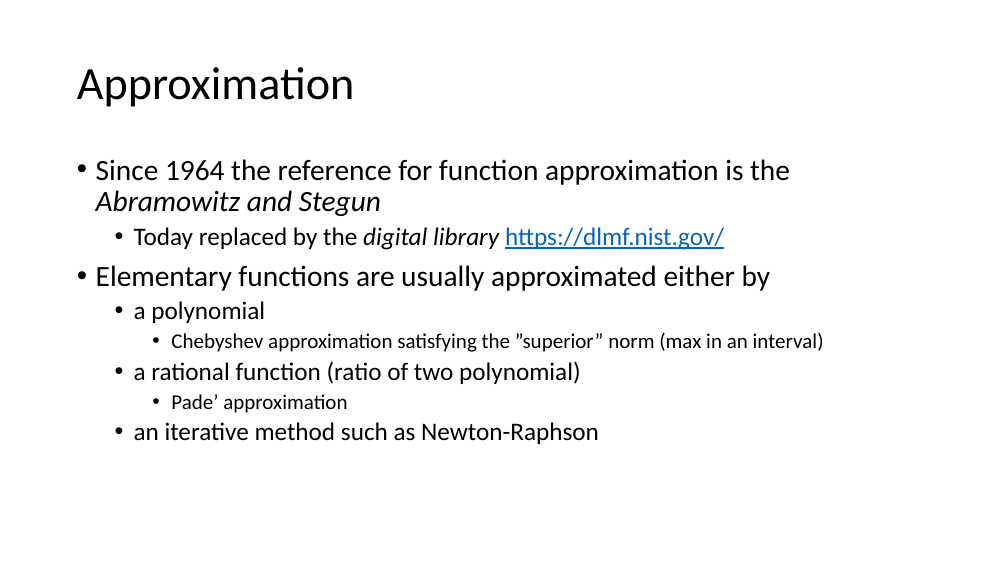
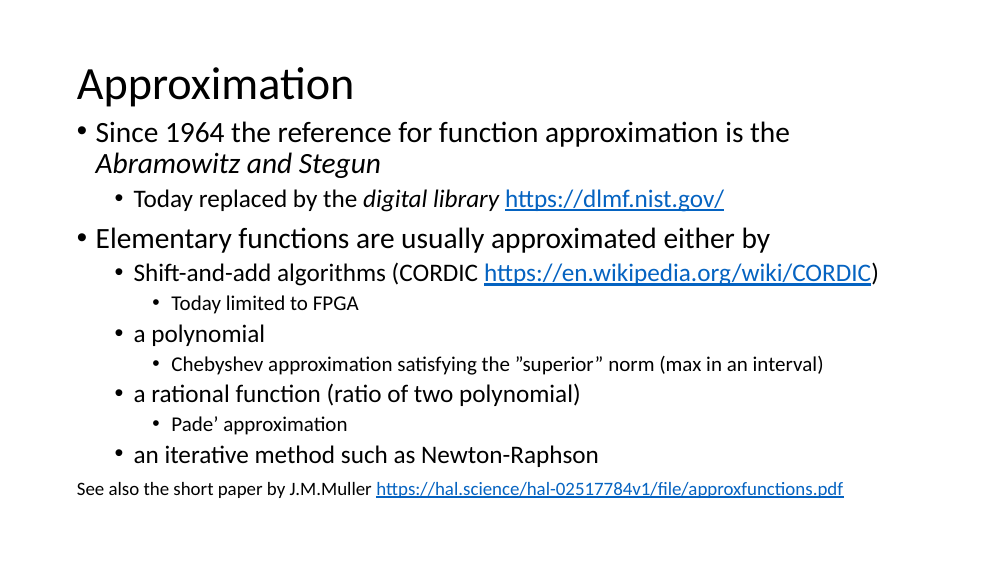
Before and after one commit to VinInn/FPCourse, a slide deck: slide 30 of Slides/FPforScientist.pptx. Drawn at 1008x567 pixels with LibreOffice and Linux fonts; fonts in the diff are those of the drawing. Boxes give left, top, right and bottom in pixels: in the first picture for what was removed or moved away, otherwise in the second. Text is boxed around its words. In the diff, an @@ line names an element or a change of style, - is before the commit and + after.

```diff
--- a/Slides/FPforScientist.pptx
+++ b/Slides/FPforScientist.pptx
@@ text "Since 1964 the reference for ...": place and size @@
-text "Since 1964 the reference for ..." at box(96, 159, 824, 444)
+text "Since 1964 the reference for ..." at box(77, 121, 879, 498)
@@ text at box(134, 262, 879, 314): paragraphs added @@
+  • Shift-and-add algorithms (CORDIC https://en.wikipedia.org/wiki/CORDIC)
+    • Today limited to FPGA
@@ text at box(77, 482, 843, 498): paragraph added @@
+See also the short paper by J.M.Muller https://hal.science/hal-02517784v1/file/approxfunctions.pdf
```
Also in this commit, not shown: 1 other slide changed, 1 slide added.
